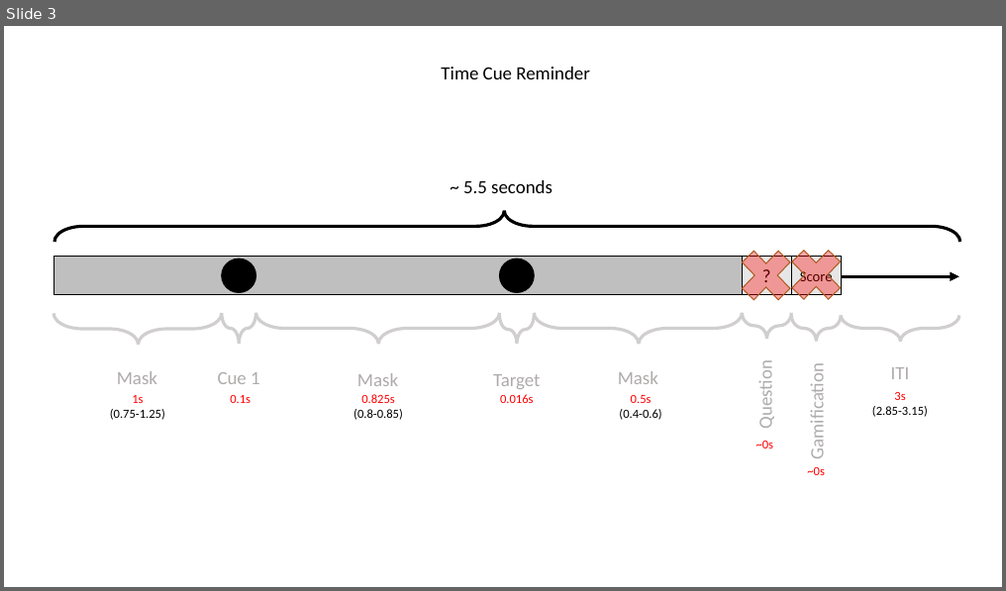
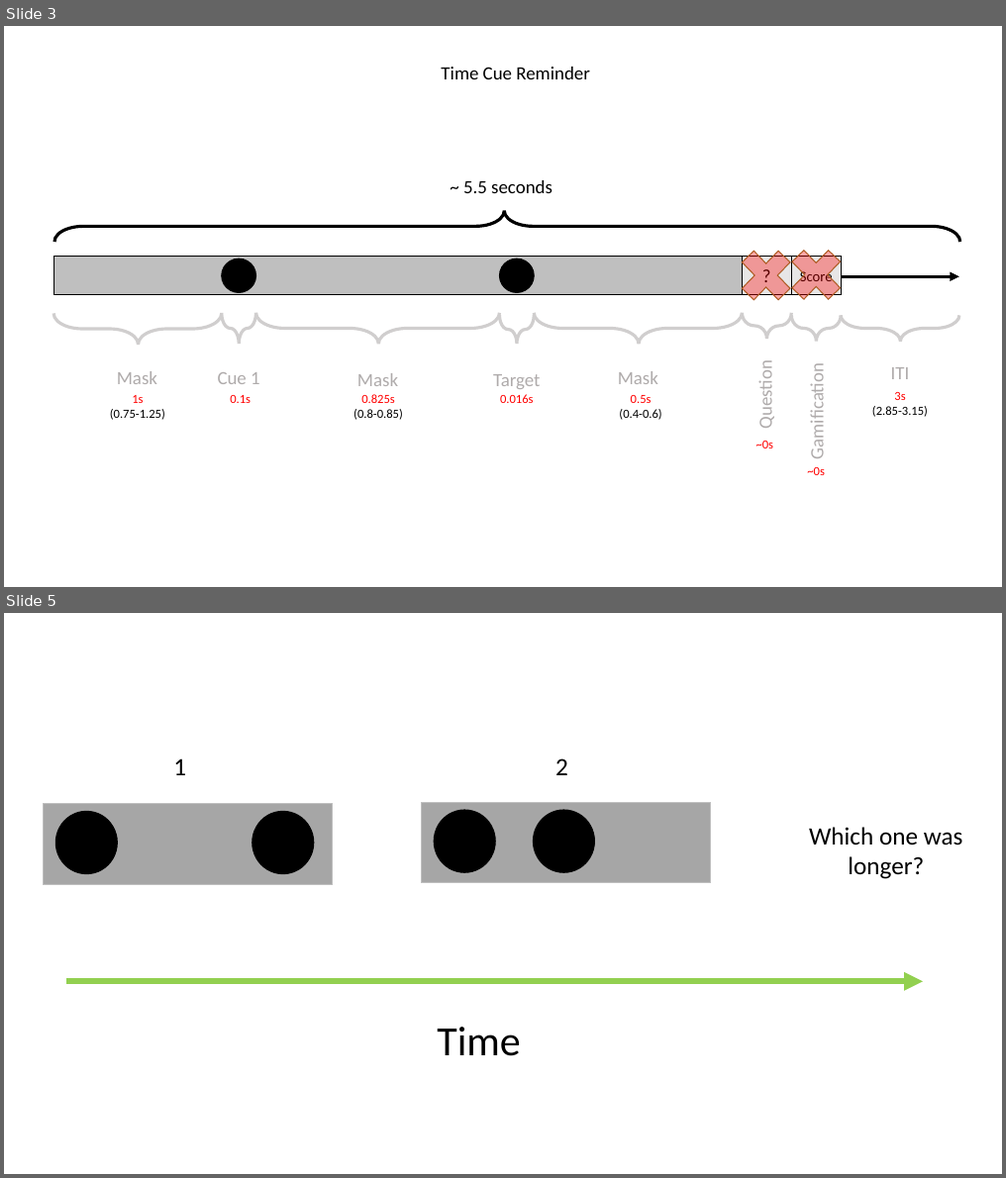
Before and after one commit to ChristinaBruckmann/Proj2---PhaseFlip, a slide deck: Pilot/Planning/PhaseFlip_TrialSplit.pptx. Shown one above the other, each under a label of ours: slide 3 before the commit, slides 3 and 5 after it; the slides between them are not shown. The pictures are 1006x591 and 1006x1178 pixels, drawn with LibreOffice and Linux fonts; fonts in the diff are those of the drawing. Boxes give left, top, right and bottom in pixels: in the first picture for what was removed or moved away, otherwise in the second. Text is boxed around its words. In the diff, an @@ line names an element or a change of style, - is before the commit and + after.

```diff
--- a/Pilot/Planning/PhaseFlip_TrialSplit.pptx
+++ b/Pilot/Planning/PhaseFlip_TrialSplit.pptx
@@ slide 5 added at [4, 613, 1002, 1174], background #FFFFFF @@
@@ text added at [173, 759, 186, 775], 24 pt, text #000000 @@
+1
@@ text added at [555, 759, 568, 775], 24 pt, text #000000 @@
+2
@@ rectangle added at [44, 804, 333, 884], fill #A6A6A6, outline #BFBFBF 1 pt @@
@@ ellipse added at [55, 811, 117, 874], fill #000000, outline #000000 1 pt @@
@@ ellipse added at [252, 811, 314, 874], fill #000000, outline #000000 1 pt @@
@@ rectangle added at [422, 802, 711, 882], fill #A6A6A6, outline #BFBFBF 1 pt @@
@@ ellipse added at [434, 810, 495, 872], fill #000000, outline #000000 1 pt @@
@@ ellipse added at [534, 810, 595, 872], fill #000000, outline #000000 1 pt @@
@@ text added at [809, 827, 963, 879], 24 pt, text #000000 @@
+Which one was longer?
@@ arrow added from (67, 981) to (924, 981), #92D050 6 pt @@
@@ text added at [437, 1027, 520, 1057], 40 pt, text #000000 @@
+Time
```
Also in this commit, not shown: 1 slide changed, 4 other files.
